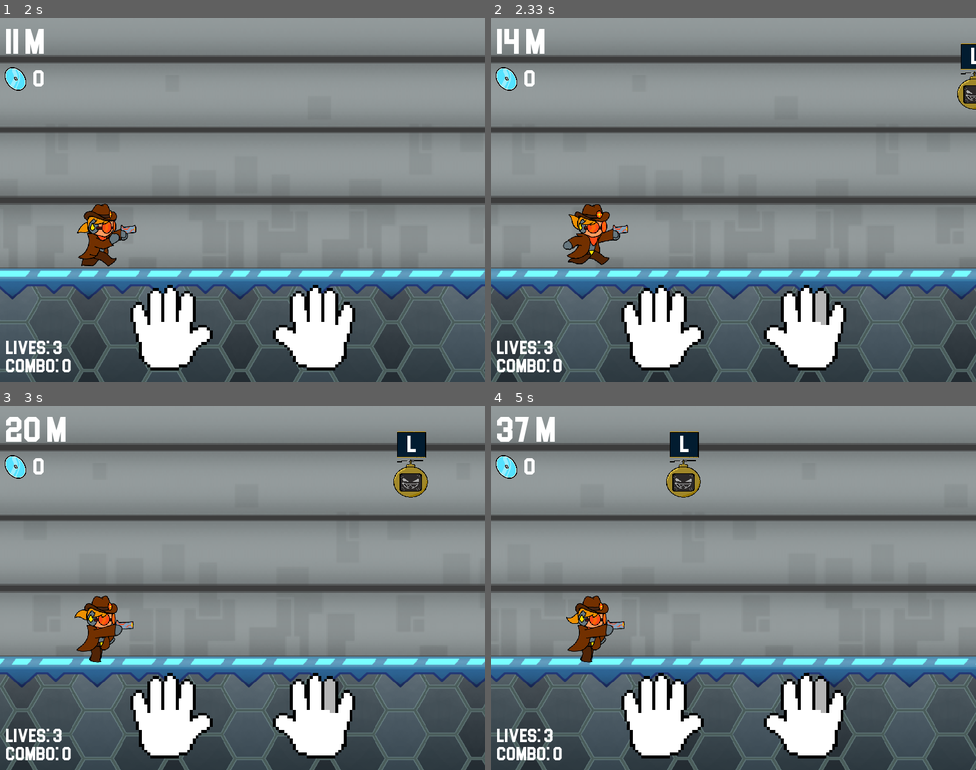
Above: before the commit, frames 1-4 (two rows, left to right).
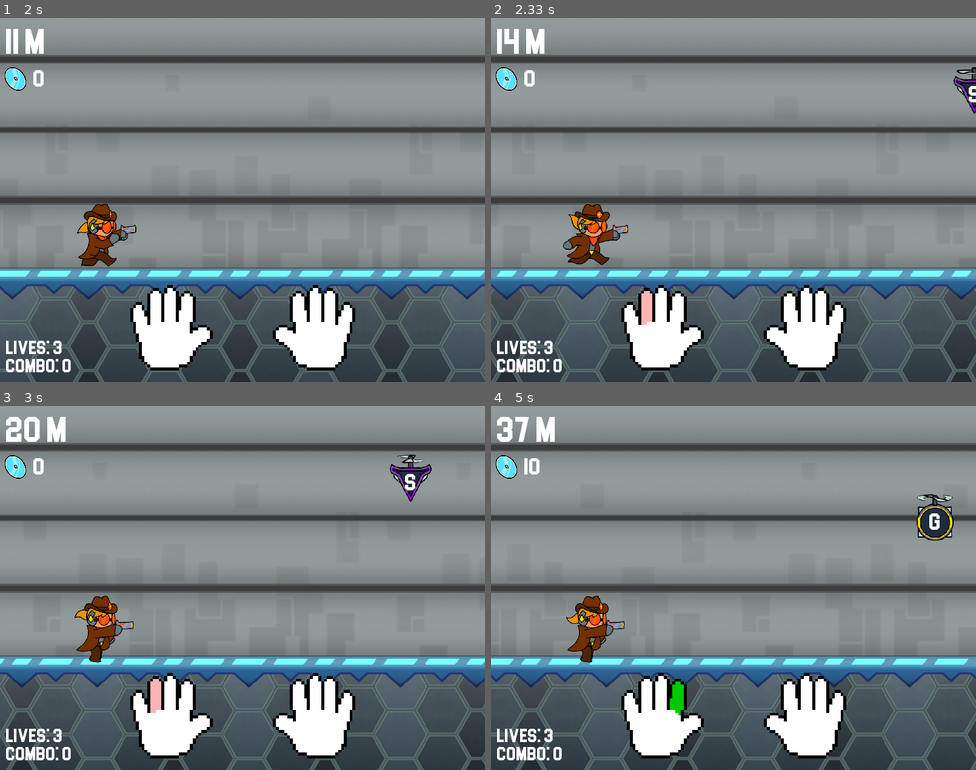
Above: after the commit, the same moments.

Repository: ArthurMarshallCavalcanteRezende/typing-chase_pygame
Game: pygame game, started from main.py
Two runs of this game, one before a commit and one after it. Both use one fixed random seed, a clock stepped at 60 frames per second and the inputs below.
Inputs:
- Up to frame 1 (2 s): tap 1 at 0.33 s; tap Enter at 0.67, 1.33, 1.68 s; type "ann" at 1 s; type "a" at 1.55 s
- Up to frame 2 (2.33 s): type "r" at 2.1 s; tap Enter at 2.23 s
- Up to frame 3 (3 s): type "o" at 2.65 s; tap Enter at 2.78 s
- Up to frame 4 (5 s): type "i" at 3.2 s; tap Enter every 0.55 s from 3.33 to 4.98 s; type "t" at 3.75 s; type "s" at 4.3 s; type "n" at 4.85 s

Frame 1 is identical in both runs. In frame 2, 1.0% of the frame differs, in the area x 31-100%, y 7-85%; in frame 3, 1.4%; in frame 4, 2.2%, in the area x 6-96%, y 7-85%.

Commit message:
Progress on new enemies and better performance

Diff:
--- a/game_data.py
+++ b/game_data.py
@@ -8,10 +8,13 @@
 
 import pygame
 import csv
+import os
+import random
 
 from modules import player as plr
 from modules import hands
 from modules import sound
+from modules import enemy
 
 class colors:
     black = (0, 0, 0),
@@ -33,15 +36,67 @@
     cyan = (0, 255, 255),
     bright_cyan = (120, 255, 255)
 
+
+ENEMY_FOLDER = './game_assets/enemy_sprites'
+
+def update_loading(game, loaded=False):
+    game.loading_percent += random.randint(7, 15)
+    if game.loading_percent > 100 or loaded: game.loading_percent = 100
+    message = f'Loading... ({game.loading_percent}%)'
+    if loaded: message = 'Game Loaded!'
+
+    game.loading_text = game.large_font.render(message, True, game.COLORS.white[0])
+    game.loadint_text_pos = (game.SCREEN_WIDTH // 3.5, game.SCREEN_HEIGHT // 2.5)
+
+    game.screen.fill(game.COLORS.black[0])
+    game.screen.blit(game.loading_text, game.loadint_text_pos)
+    pygame.display.flip()
+
+
+def load_animation(game, path, size):
+    # Adding every frame image to the list to run through
+    name_list = []
+    image_list = []
+
+    for filename in os.listdir(path):
+        name_list.append(filename)
+
+    # Important to keep it from 1 to n organized
+    name_list.sort()
+
+    for filename in name_list:
+        if filename.endswith('.png'):
+            image = pygame.image.load(path + f'/{filename}').convert_alpha()
+            image = pygame.transform.scale(image, (size, size))
+
+            image_list.append(image)
+
+    return image_list
+
 def load_game(game):
+    game.loaded = False
+    game.loading_percent = 0
+
     # Screen size and frames per second
     game.SCREEN_WIDTH, game.SCREEN_HEIGHT = 800, 600
     game.FPS = 60
     game.tick = 0
-    game.screen = pygame.display.set_mode((800, 600))
+    game.screen = pygame.display.set_mode((game.SCREEN_WIDTH, game.SCREEN_HEIGHT))
     game.COLORS = colors()
     game.level = None
     game.sound = sound.Sound('./game_assets/music/', 'mp3')
+
+    game.screen = pygame.display.set_mode(
+        (game.SCREEN_WIDTH, game.SCREEN_HEIGHT))
+    pygame.display.set_caption("Typing Chase - PyGame Edition - 2024-10-26")
+
+    # Fonts
+    game.title_font = pygame.font.Font('./game_assets/font.otf', 90)
+    game.large_font = pygame.font.Font('./game_assets/font.otf', 60)
+    game.header_font = pygame.font.Font('./game_assets/font.otf', 40)
+    game.text_font = pygame.font.Font('./game_assets/font.otf', 32)
+
+    update_loading(game)
 
     # game loop
     game.clock = pygame.time.Clock()
@@ -62,6 +117,9 @@
 
     game.key_down = False
 
+    update_loading(game)
+
+    # Screen filters
     game.DARK_FILTER = pygame.Surface(
         (game.SCREEN_WIDTH, game.SCREEN_HEIGHT), pygame.SRCALPHA)
     game.DARK_FILTER.fill((0, 0, 0, 100))
@@ -70,6 +128,7 @@
         (game.SCREEN_WIDTH, game.SCREEN_HEIGHT), pygame.SRCALPHA)
     game.GAMEOVER_FILTER.fill((30, 10, 0, 200))
 
+    # Color for each finger on the guide hands
     game.HAND_COLORS = {
         'left': {
             'thumb': (255, 0, 0),
@@ -87,19 +146,27 @@
         },
     }
 
-    # Initialize sprite groups
-    game.all_sprites = pygame.sprite.Group()
-
-    game.screen = pygame.display.set_mode(
-        (game.SCREEN_WIDTH, game.SCREEN_HEIGHT))
-    pygame.display.set_caption("Typing Chase - PyGame Edition - 2024-10-26")
+    update_loading(game)
 
     # Enemy sprites
-    game.target = '/game_assets/enemy_sprites/target.png'
-    game.minibot = './game_assets/enemy_sprites/minibot.png'
-    game.type1_robot = '/game_assets/enemy_sprites/classB_robot.png'
-    game.type2_robot = '/game_assets/enemy_sprites/classC_robot.png'
-    game.type1_robot = '/game_assets/enemy_sprites/classD_robot.png'
+    game.text_frame = pygame.image.load(f'./game_assets/text_frame.png').convert_alpha()
+
+    game.target_sprite = load_animation(game, ENEMY_FOLDER + '/target', 150)
+    game.fake_minibot_sprite = load_animation(game, ENEMY_FOLDER + '/fake_minibot', 80)
+    game.normal_minibot_sprite = load_animation(game, ENEMY_FOLDER + '/normal_minibot', 80)
+    game.wild_minibot_sprite = load_animation(game, ENEMY_FOLDER + '/wild_minibot', 80)
+    game.spike_minibot_sprite = load_animation(game, ENEMY_FOLDER + '/spike_minibot', 80)
+
+    game.enemies = {
+        # Index meaning: 1 = sprite, 2 = size, 3 = difficulty, 4 = has_frame
+        'target': [game.target_sprite, 150, 1, True],
+        'fake_minibot': [game.fake_minibot_sprite, 80, 1, False],
+        'normal_minibot': [game.normal_minibot_sprite, 80, 1, False],
+        'wild_minibot': [game.wild_minibot_sprite, 80, 1, False],
+        'spike_minibot': [game.spike_minibot_sprite, 80, 1, False],
+    }
+
+    update_loading(game)
 
     # Keys lists for each hand
     game.HAND_KEYS = [
@@ -120,19 +187,26 @@
     ]
 
     # Left and right keys list by rows
-    with open('./all_words/left.txt', 'r') as file:
+    with open('text_files/left_letters.txt', 'r') as file:
         reader = csv.reader(file)
-        game.left_keys = [row[0] for row in reader]
-
-    with open('./all_words/right.txt', 'r') as file:
+        game.left_letters = [row[0] for row in reader]
+
+    with open('text_files/right_letters.txt', 'r') as file:
         reader = csv.reader(file)
-        game.right_keys = [row[0] for row in reader]
+        game.right_letters = [row[0] for row in reader]
+
+    with open('text_files/all_words.txt', 'r') as file:
+        reader = csv.reader(file)
+        game.all_words = [row[0] for row in reader]
+
+    update_loading(game)
 
     # Creating player
     game.player_pos = ((game.SCREEN_WIDTH // 3) - 100,
                     game.SCREEN_HEIGHT - 235)
 
     game.player = plr.Player(game.player_pos)
+    update_loading(game)
 
     # Hands Sprites
     left_hand_path = "./game_assets/hands/left_hand"
@@ -147,6 +221,7 @@
     game.right_hand = hands.Hands(right_hand_path, right_hand_pos, game.HAND_COLORS['right'])
     game.left_hand.side = 'left'
     game.right_hand.side = 'right'
+    update_loading(game)
 
     game.menu_ui = pygame.image.load(f"./game_assets/side_interface.png").convert_alpha()
     game.menu_ui = pygame.transform.scale(game.menu_ui, (game.SCREEN_WIDTH, game.SCREEN_HEIGHT))
@@ -166,6 +241,7 @@
     game.bullet_train_rect = game.bullet_train.get_rect()
     game.bullet_train = pygame.transform.scale(game.bullet_train, (750, 450))
     game.bullet_train_rect.center = (game.SCREEN_WIDTH // 3, game.SCREEN_HEIGHT // 1.5)
+    update_loading(game)
 
     # Sounds
     game.destroy_sound = pygame.mixer.Sound('./game_assets/sfx/explosion.wav')
@@ -182,6 +258,7 @@
     game.get_life_sound.set_volume(0.5)
     game.shoot_sound = pygame.mixer.Sound('./game_assets/sfx/shoot.wav')
     game.shoot_sound.set_volume(0.3)
+    update_loading(game)
 
     # ZH4R0V Dubs
     game.zharov_speech1 = pygame.mixer.Sound('./game_assets/stages/2/zharov_speech1.mp3')
@@ -192,9 +269,8 @@
     game.zharov_power.set_volume(0.8)
     game.zharov_speech3 = pygame.mixer.Sound('./game_assets/stages/2/zharov_speech3.mp3')
     game.zharov_speech3.set_volume(0.8)
-
-    # Fonts
-    game.title_font = pygame.font.Font('./game_assets/font.otf', 90)
-    game.large_font = pygame.font.Font('./game_assets/font.otf', 60)
-    game.header_font = pygame.font.Font('./game_assets/font.otf', 40)
-    game.text_font = pygame.font.Font('./game_assets/font.otf', 32)
+    update_loading(game)
+
+    game.loaded = True
+    update_loading(game, True)
+    print('> game loaded')
--- a/modules/enemy.py
+++ b/modules/enemy.py
@@ -3,86 +3,168 @@
 import math
 
 ENEMY_FOLDER = './game_assets/enemy_sprites'
-TEXT_BG = f'{ENEMY_FOLDER}/target_warning.png'
+
+def load_random_word(words_list):
+    return random.choice(words_list).lower()
+
+class Sprite:
+    def __init__(self, name, image_list, oneshot=False, custom_interval=None):
+        self.name = name
+        self.image_list = image_list
+        self.current_image = None
+        self.oneshot = oneshot
+
+        # Values for updating the animation frame per update interval
+        self.index = 0
+        self.max_index = len(self.image_list) - 1
+        self.tick = 0
+        self.custom_interval = custom_interval
+
+        self.visible = True
+        self.shot_enabled = False
+
+        self.current_image = self.image_list[self.index]
+
+    def update(self, enemy):
+        self.tick += 1
+
+        # Checking if image can update to next shot depending on interval
+        if self.custom_interval:
+            can_update = self.tick > self.custom_interval
+        else:
+            can_update = self.tick > enemy.update_interval
+
+        if can_update:
+            # Oneshot mode only runs the animation once, used for single actions.
+            if self.oneshot:
+                if self.shot_enabled:
+                    self.tick = 0
+                    self.index = 0
+                    self.current_image = self.image_list[self.index]
+                    self.shot_enabled = False
+
+                self.tick = 0
+
+                if not self.index > self.max_index:
+                    self.current_image = self.image_list[self.index]
+                    self.index += 1
+
+            # Plays animation constantly if not oneshot mode
+            else:
+                self.tick = 0
+                self.index += 1
+                if self.index > self.max_index: self.index = 0
+
+                self.current_image = self.image_list[self.index]
+
+    def draw(self, game, enemy):
+        if self.visible:
+            game.screen.blit(self.current_image, enemy.rect)
+
 
 class Enemy:
-    def __init__(self, game, text, speed):
+    def __init__(self, game, name, sprite_list, size, difficulty, has_frame=False):
+        self.loaded = False
         self.is_word = False
-        self.image = None
-        self.size = 80
-        possible_enemies = []
+        self.has_frame = has_frame
+        self.size = size
+        self.difficulty = difficulty
+
+        self.name = name
+        self.sprite = Sprite('idle', sprite_list)
+        self.rect = None
+        self.finger_highlight = None
+        self.base_interval = 2
+        self.update_interval = self.base_interval
+
+        self.rect = self.sprite.current_image.get_rect()
+        self.rect.x = game.SCREEN_WIDTH + 500
+        self.rect.y = game.SCREEN_HEIGHT // 2
+
+        self.target_text = ''
+        self.remaining_text = ''
+
+        self.bg = game.text_frame.copy()
+        self.bg_rect = None
+        self.text = None
+        self.text_rect = None
+
+        self.lifetime = 0
+        self.speed = 0
+
+
+    def load(self, game, speed):
+        letter_list = [game.left_letters, game.right_letters]
+
+        if self.difficulty > 1:
+            choosen_txt = game.all_words
+        else:
+            choosen_txt = random.choice(letter_list)
+
+        new_word = load_random_word(choosen_txt)
+
+        if len(new_word) > 1:
+            if len(new_word) <= 5:
+                speed = 2
+            else:
+                speed = 1
+
         y_pos = 0
 
-        if len(text) > 1: self.is_word = True
+        if len(new_word) > 1: self.is_word = True
 
         if game.level.stage == 0:
-            possible_enemies.append('target')
-            self.size = 150
             y_pos = game.level.floor_y - int(self.size * 1.7)
         elif game.level.stage == 1:
             if self.is_word and game.player.difficulty >= 2:
-                possible_enemies.append('classB_robot')
-                self.size = 120
                 y_pos = game.level.floor_y - (self.size * 2)
             else:
-                possible_enemies.append('minibot')
-                self.size = 80
                 y_pos = random.randint(80, game.SCREEN_HEIGHT // 1.8)
         elif game.level.stage == 2:
             y_pos = random.randint(80, game.SCREEN_HEIGHT // 1.8)
 
-            if self.is_word:
-                possible_enemies.append('classB_robot')
-                possible_enemies.append('classC_robot')
-                possible_enemies.append('classD_robot')
-            else:
-                possible_enemies.append('minibot')
+        self.speed = speed
 
-        self.name = random.choice(possible_enemies)
-
-        if self.name == 'classD_robot':
-            self.size = 200
-
-        self.image = pygame.image.load(f'{ENEMY_FOLDER}/{self.name}.png').convert_alpha()
-        self.image = pygame.transform.scale(self.image, (self.size, self.size))
-        self.rect = self.image.get_rect()
         self.rect.x = game.SCREEN_WIDTH + random.randint(0, 150)
         self.rect.y = y_pos
 
-        self.target_text = text
-        self.remaining_text = text
+        self.target_text = new_word
+        self.remaining_text = new_word
 
         bg_size_x = int(game.header_font.get_height() * math.ceil(len(self.target_text) / 2)) + 10
         bg_sized_y = int(game.header_font.get_height() * 1.5)
-        self.bg = pygame.image.load(TEXT_BG).convert_alpha()
         self.bg = pygame.transform.scale(self.bg, (bg_size_x, bg_sized_y))
         self.bg_rect = self.bg.get_rect()
-        self.bg_rect.center = self.rect.center
-        self.bg_rect.y -= 80
 
         self.text = game.header_font.render(f'{self.remaining_text}', True, game.COLORS.white)
         self.text_rect = self.bg.get_rect()
-        self.text_rect.center = self.bg_rect.center
-        self.finger_highlight = None
 
-        self.speed = speed
-        self.spawn_time = 0
+        self.loaded = True
+
 
     def update(self, game):
+        if not self.loaded: return
+
+        self.sprite.update(self)
         self.rect.x -= self.speed
         self.bg_rect.center = self.rect.center
         self.bg_rect.y = self.rect.y - 80
 
-        self.text_rect.center = self.bg_rect.center
+        if self.has_frame:
+            self.text_rect.center = self.bg_rect.center
+            text_lengh = int(len(self.target_text) ** 1.5)
 
-        text_lengh = int(len(self.target_text) ** 1.5)
+            if len(self.target_text) > 1:
+                self.text_rect.centerx += game.header_font.get_height() // 2 + text_lengh
+            else:
+                self.text_rect.centerx += game.header_font.get_height() // 2
 
-        if len(self.target_text) > 1:
-            self.text_rect.centerx += game.header_font.get_height() // 2 + text_lengh
+            self.text_rect.y += game.header_font.get_height() // 1.75
         else:
-            self.text_rect.centerx += game.header_font.get_height() // 2
+            self.text_rect.center = self.rect.center
+            self.text_rect.centerx += game.header_font.get_height() // 2.25
+            self.text_rect.y += game.header_font.get_height() // 3
 
-        self.text_rect.y += game.header_font.get_height() // 1.75
         self.text = game.header_font.render(f'{self.remaining_text}', True, game.COLORS.white)
 
         found_finger = None
@@ -100,21 +182,13 @@
 
         if found_finger: self.finger_highlight = found_finger
 
-    def update_lvl2(self, game):
-        direction_x = game.player.rect.x - self.rect.x
-        direction_y = game.player.rect.y - self.rect.y
-        distance = (direction_x ** 2 + direction_y ** 2) ** 0.5
-
-        elapsed_time = (pygame.time.get_ticks() - self.spawn_time) / 1000
-
-        if elapsed_time == 7:
-            self.rect.x += self.speed * (direction_x / distance)
-            self.rect.y += self.speed * (direction_y / distance)
-        if elapsed_time > 8:
-            game.level.enemy_list.remove(self)
 
     def draw(self, game):
-        game.screen.blit(self.image, self.rect)
+        if not self.loaded: return
 
-        game.screen.blit(self.bg, self.bg_rect)
+        self.update_interval = self.base_interval
+        self.sprite.draw(game, self)
+
+        if self.has_frame:
+            game.screen.blit(self.bg, self.bg_rect)
         game.screen.blit(self.text, self.text_rect)
--- a/modules/levels.py
+++ b/modules/levels.py
@@ -1,18 +1,12 @@
 import pygame
-import csv
 import random
+import copy
 from modules import background as bg
 from modules import enemy
 
 pygame.mixer.init()
 
 menace_music = './game_assets/music/The Ring - Klonoa.mp3'
-
-def load_random_word(file_path):
-    with open(file_path, 'r') as file:
-        reader = csv.reader(file)
-        words = [row[0] for row in reader]
-    return random.choice(words).lower()
 
 
 def reset_game(game):
@@ -56,11 +50,21 @@
     level.bg_y = (level.bg_size[1] // 2)
 
     if level.stage == 0:
+        level.possible_enemies = [
+            ['target', 100],
+        ]
+
         level.name = game.LV0_NAME
         level.description = "like father, like son"
         level.difficulty_req = 200
         level.spawn_interval = 2500
     if level.stage == 1:
+        level.possible_enemies = [
+            ['normal_minibot', 60],
+            ['wild_minibot', 30],
+            ['spike_minibot', 10],
+        ]
+
         level.name = game.LV1_NAME
         level.description = "Coffee for today's task"
         level.difficulty_req = 100
@@ -74,6 +78,12 @@
         level.floor_neon.fill(game.COLORS.black[0])
         level.fn_pos = (0, game.SCREEN_HEIGHT - 170)
     if level.stage == 2:
+        level.possible_enemies = [
+            ['normal_minibot', 60],
+            ['wild_minibot', 30],
+            ['spike_minibot', 10],
+        ]
+
         level.name = game.LV2_NAME
         level.description = "Freeze, ZH4R0V!!!"
         level.difficulty_req = 2500
@@ -95,6 +105,7 @@
         self.spawn_interval = 2000
         self.enemy_speed = 2
         self.distance_per_frame = 1
+        self.possible_enemies = {}
 
         self.floor_size = (250, 250)
         self.bg_size = (game.SCREEN_HEIGHT, game.SCREEN_HEIGHT)
@@ -119,39 +130,22 @@
 
         self.started = False
         self.word_list = []
-        self.has_words = False
 
         self.spawn_max = 1
         self.word_chance = 0
 
         if self.stage == 0:
-            self.word_list = [
-                './all_words/left.txt',
-                './all_words/right.txt'
-            ]
             game.player.speed = 0
             self.enemy_speed = 1
 
         elif self.stage == 1:
-            self.word_list = [
-                './all_words/left.txt',
-                './all_words/right.txt',
-                './all_words/words_test.txt',
-            ]
             self.word_chance = 10
             self.spawn_max = 1
-            self.has_words = True
             game.player.speed = 3
         elif self.stage == 2:
-            self.word_list = [
-                './all_words/left.txt',
-                './all_words/right.txt',
-                './all_words/words_test.txt',
-            ]
             self.word_chance = 40
             self.spawn_max = 2
             self.enemy_speed = 3
-            self.has_words = True
             game.player.speed = 15
 
         level_config(game, self)
@@ -183,29 +177,27 @@
         new_speed = self.enemy_speed
 
         if self.stage > 0:
-            spawn_count = random.randint(0, self.spawn_max)
+            spawn_count = random.randint(1, self.spawn_max)
             new_speed = random.randint(self.enemy_speed - 1, self.enemy_speed + 1)
 
         for new_enemy in range(spawn_count):
             spawned += 1 # Making sure only the first spawned is a word
 
-            if self.has_words and spawned == 1:
-                if random.randint(1, 100) <= self.word_chance:
-                    choosen_txt = self.word_list[2]
-                else:
-                    choosen_txt = self.word_list[random.randint(0, 1)]
-            else:
-                choosen_txt = self.word_list[random.randint(0, 1)]
-
-            new_word = load_random_word(choosen_txt)
-
-            if len(new_word) > 1:
-                if len(new_word) <= 5:
-                    new_speed = 2
-                else:
-                    new_speed = 1
-
-            new_enemy = enemy.Enemy(game, new_word, new_speed)
+            # Get a random bandit to spawn depending on chance
+            spawns = []
+            chances = []
+
+            for enemy_sprite in self.possible_enemies:
+                spawns.append(enemy_sprite[0])
+                chances.append(enemy_sprite[1])
+
+            choosen_enemy = random.choices(population=spawns, weights=chances)[0]
+            enemy_values = game.enemies[choosen_enemy]
+
+            new_enemy = enemy.Enemy(
+                game, choosen_enemy, enemy_values[0], enemy_values[1],
+                enemy_values[2], enemy_values[3])
+            new_enemy.load(game, new_speed)
 
             self.enemy_list.append(new_enemy)
 
@@ -265,7 +257,6 @@
                     game.player.lives -= 1
                     game.player.combo = 0
                     self.enemy_list.remove(enemy)
-                    game.all_sprites.remove(enemy)
 
         if enemy_killed:
             game.destroy_sound.play()
@@ -288,9 +279,6 @@
                 self.enemy_spawn_time = current_time
                 self.spawn_enemy(game)
 
-            # Updating all sprites
-            game.all_sprites.update()
-
         game.left_hand.update(game.player.closest_enemy)
         game.right_hand.update(game.player.closest_enemy)
 
@@ -338,7 +326,6 @@
 
         bg.update_terrain(game, game.level)
 
-        game.all_sprites.draw(game.screen)
         for enemy in self.enemy_list:
             enemy.draw(game)
 
--- a/modules/player.py
+++ b/modules/player.py
@@ -151,7 +151,6 @@
 
     # Handle the basics of shooting animation
     def shoot_anim(self, side):
-        self.shooting = True
         self.shoot_visual_cd[0] = 0
         self.shoot_visual_cd[2] = True
 
@@ -204,5 +203,4 @@
         for sprite in self.sprite_list:
             if not game.paused: sprite.update(self)
 
-            if sprite.visible:
-                sprite.draw(game)
+            sprite.draw(game)
--- a/typing_chase_pygame.py
+++ b/typing_chase_pygame.py
@@ -109,9 +109,9 @@
                     if not game.paused and game.player.lives > 0:
                         # Checking if player hit enemy and returns the action
 
-                        if game.player.key_pressed in game.left_keys:
+                        if game.player.key_pressed in game.left_letters:
                             game.player.action = 'shoot_left'
-                        elif game.player.key_pressed in game.right_keys:
+                        elif game.player.key_pressed in game.right_letters:
                             game.player.action = 'shoot_right'
 
 
Binary file added: game_assets/enemy_sprites/fake_minibot/1.png
Binary file added: game_assets/enemy_sprites/fake_minibot/2.png
Binary file added: game_assets/enemy_sprites/fake_minibot/3.png
Binary file removed: game_assets/enemy_sprites/minibot.png
Binary file added: game_assets/enemy_sprites/normal_minibot/1.png
Binary file added: game_assets/enemy_sprites/normal_minibot/2.png
Binary file added: game_assets/enemy_sprites/normal_minibot/3.png
Binary file removed: game_assets/enemy_sprites/rip_mb.png
Binary file added: game_assets/enemy_sprites/spike_minibot/1.png
Binary file added: game_assets/enemy_sprites/spike_minibot/2.png
Binary file added: game_assets/enemy_sprites/spike_minibot/3.png
Renamed: game_assets/enemy_sprites/target.png -> game_assets/enemy_sprites/target/target.png
(and 7 more such lines)
